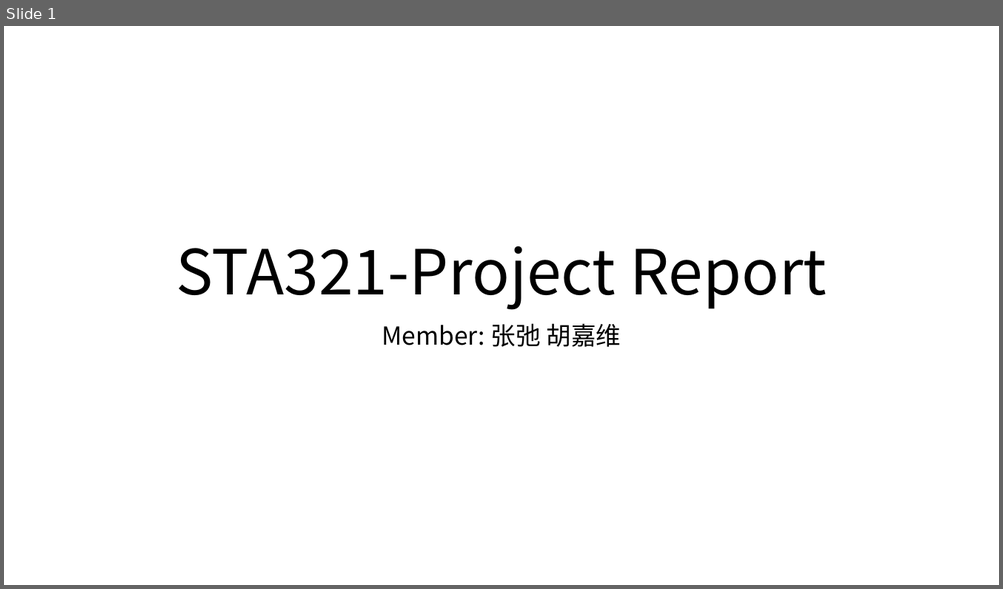
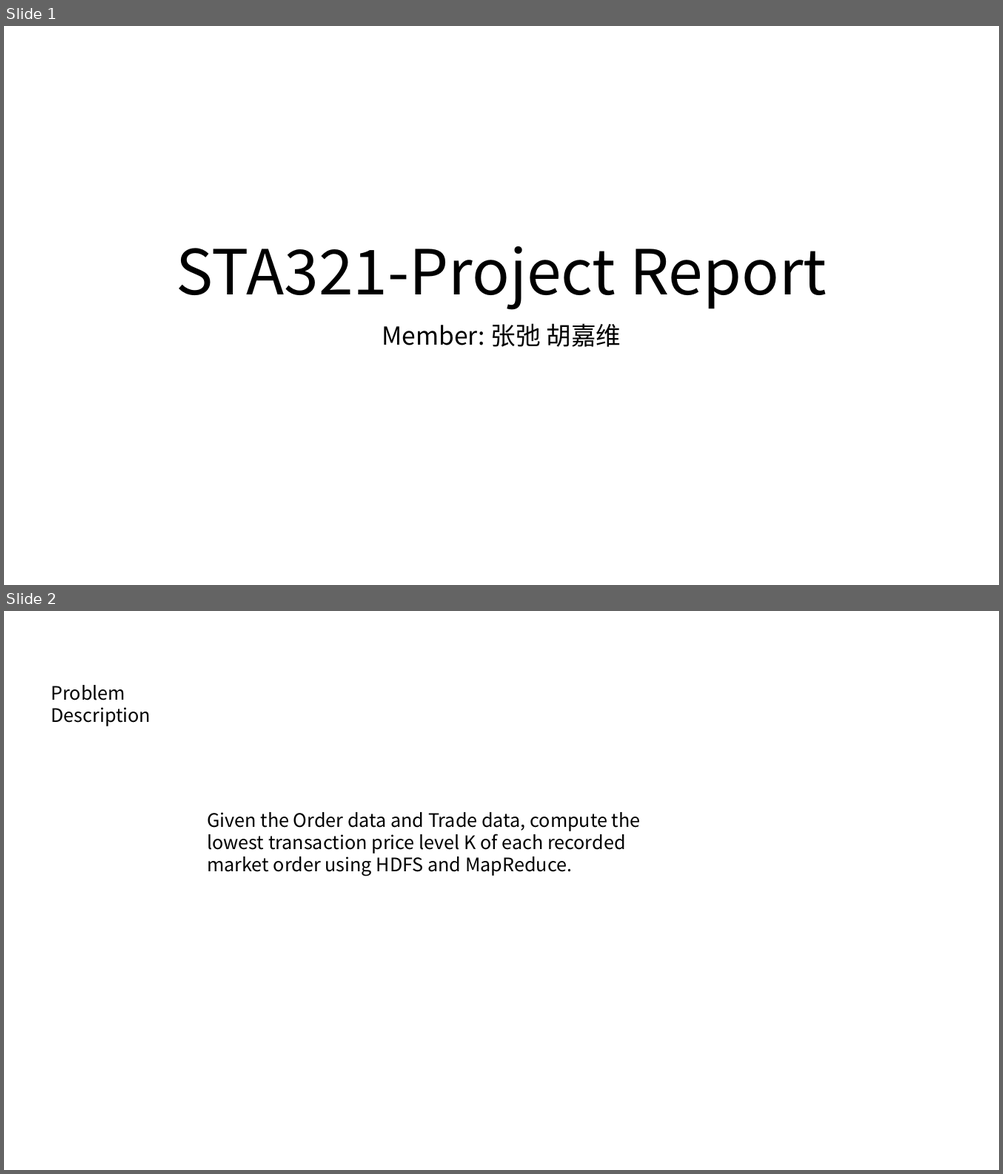
Before and after one commit to EXID-G/STA321-hdfs-proj, a slide deck: projreport/ppt.pptx. Shown one above the other, each under a label of ours: slide 1 before the commit, slides 1 and 2 after it. The pictures are 1003x589 and 1003x1174 pixels, drawn with LibreOffice and Linux fonts; fonts in the diff are those of the drawing. Boxes give left, top, right and bottom in pixels: in the first picture for what was removed or moved away, otherwise in the second. Text is boxed around its words. In the diff, an @@ line names an element or a change of style, - is before the commit and + after.

```diff
--- a/projreport/ppt.pptx
+++ b/projreport/ppt.pptx
@@ slide 2 added at [4, 611, 999, 1170], background #FFFFFF @@
@@ text added at [51, 685, 151, 726], 18 pt, text #000000 @@
+Problem Description
@@ text added at [207, 812, 640, 877], 18 pt, text #000000 @@
+Given the Order data and Trade data, compute the lowest transaction price level K of each recorded market order using HDFS and MapReduce.
```
Also in this commit, not shown: 1 slide changed, 6 other slides added, 1 slide removed, 2 other files.
